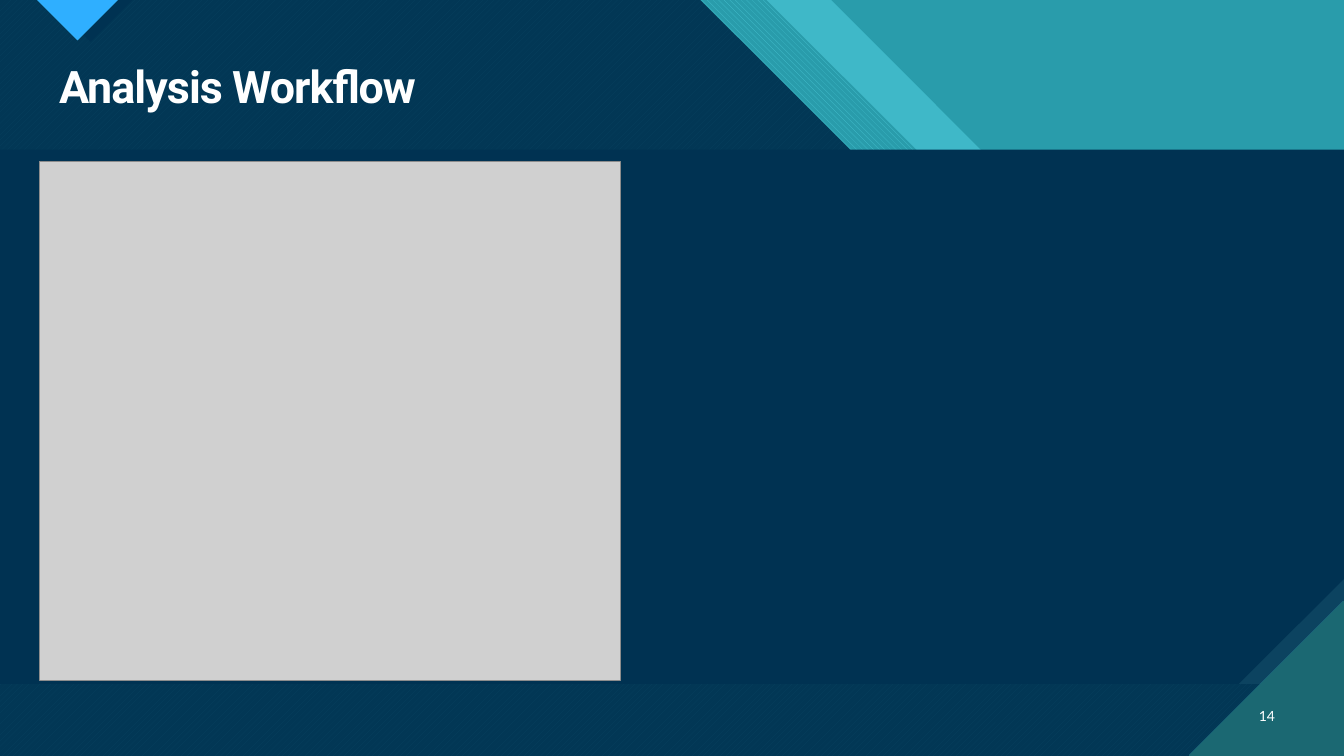
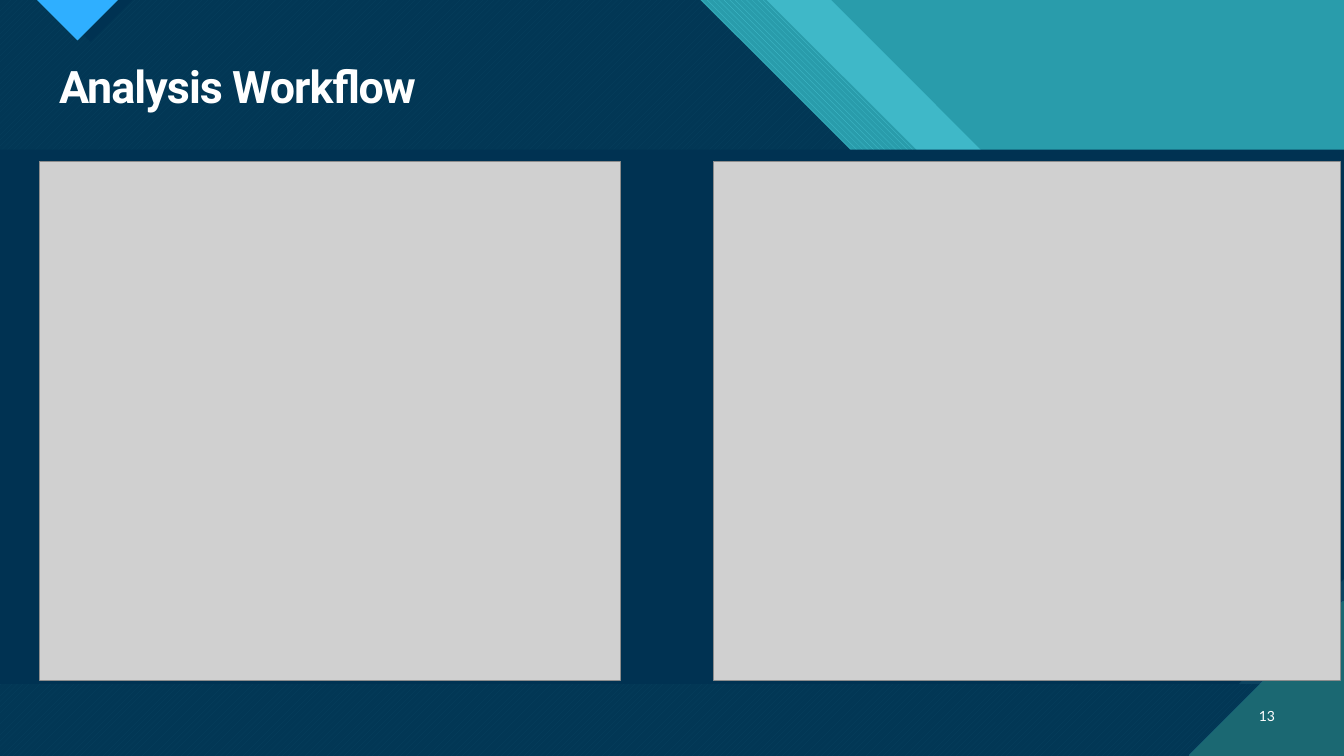
Before and after one commit to JacquelynDeHart/SIMS_CS3321, a slide deck: slide 13 of SE Final SIMS Presentation.pptx (slide 14 before the commit). Drawn at 1344x756 pixels with LibreOffice and Linux fonts; fonts in the diff are those of the drawing; grey boxes stand for pictures. Boxes give left, top, right and bottom in pixels: in the first picture for what was removed or moved away, otherwise in the second. Text is boxed around its words. In the diff, an @@ line names an element or a change of style, - is before the commit and + after.

```diff
--- a/SE Final SIMS Presentation.pptx
+++ b/SE Final SIMS Presentation.pptx
@@ picture added at <box>714,161,1341,681</box> @@
@@ page number at <box>1259,711,1275,721</box>: text changed @@
-14
+13
```
Also in this commit, not shown: 3 other slides changed, 1 slide added, 1 slide removed.
